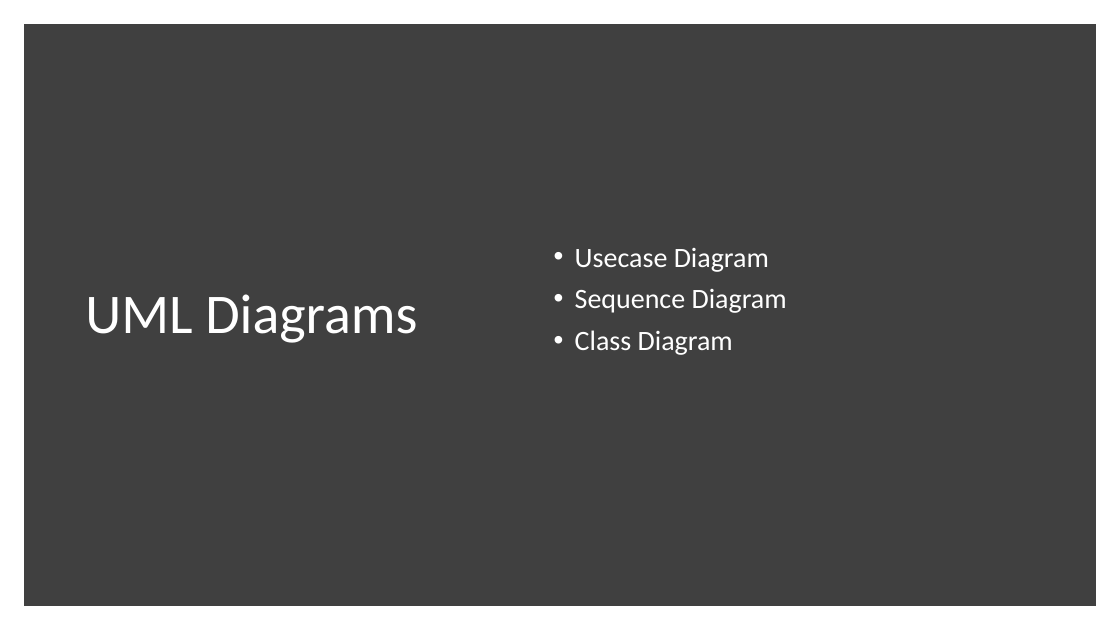
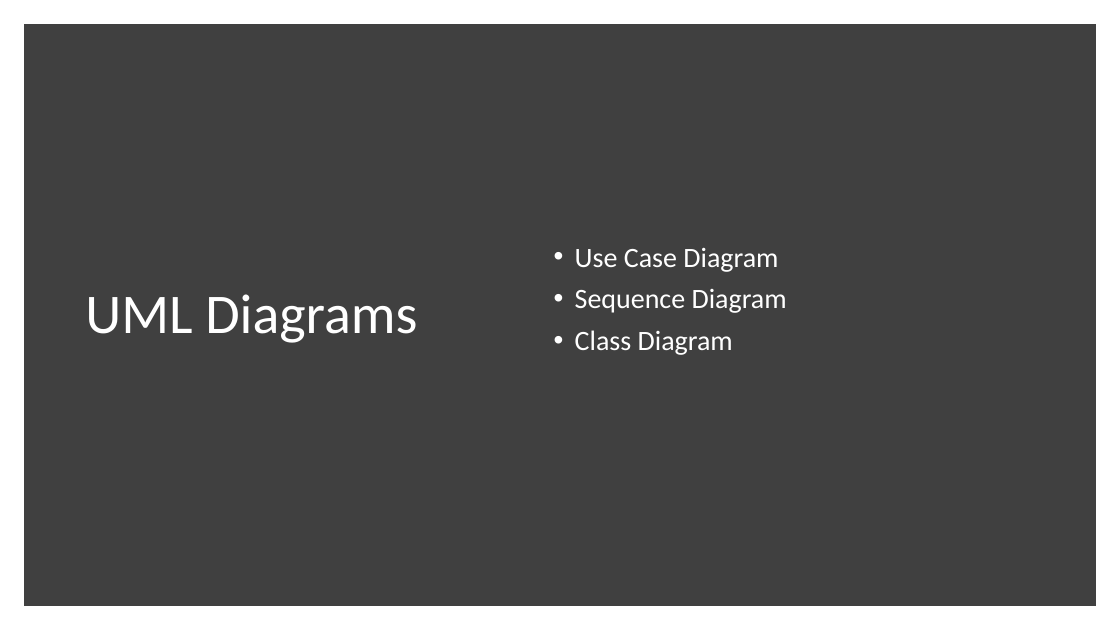
Before and after one commit to sukumar-varma/SearchEngine, a slide deck: slide 13 of docs/interim_project_1.pptx (slide 12 before the commit). Drawn at 1120x630 pixels with LibreOffice and Linux fonts; fonts in the diff are those of the drawing. Boxes give left, top, right and bottom in pixels: in the first picture for what was removed or moved away, otherwise in the second. Text is boxed around its words. In the diff, an @@ line names an element or a change of style, - is before the commit and + after.

```diff
--- a/docs/interim_project_1.pptx
+++ b/docs/interim_project_1.pptx
@@ text at <box>575,248,778,272</box>: text changed @@
-• Usecase Diagram
+• Use Case Diagram
```
Also in this commit, not shown: 8 other slides changed, 2 slides added, 2 slides removed.
